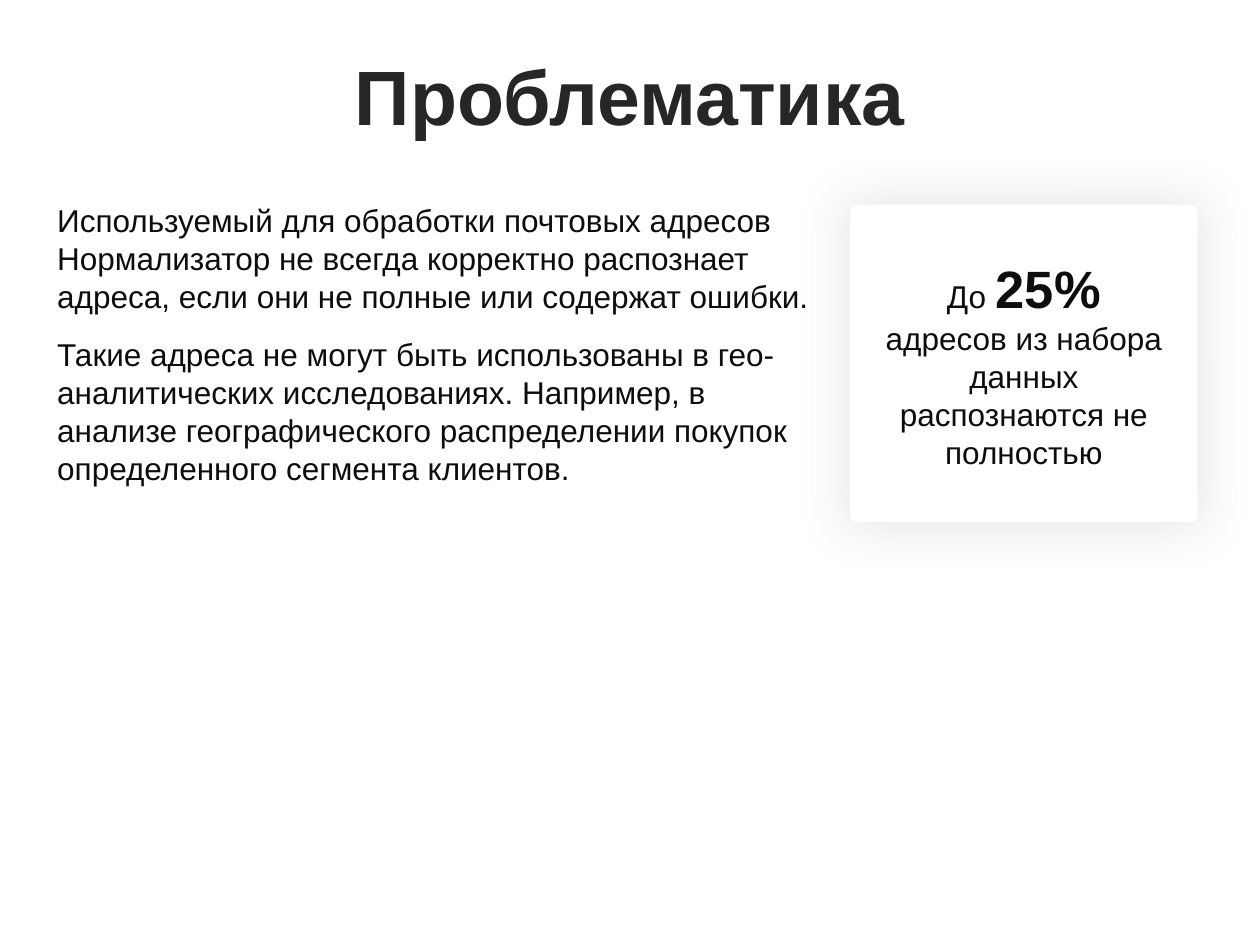
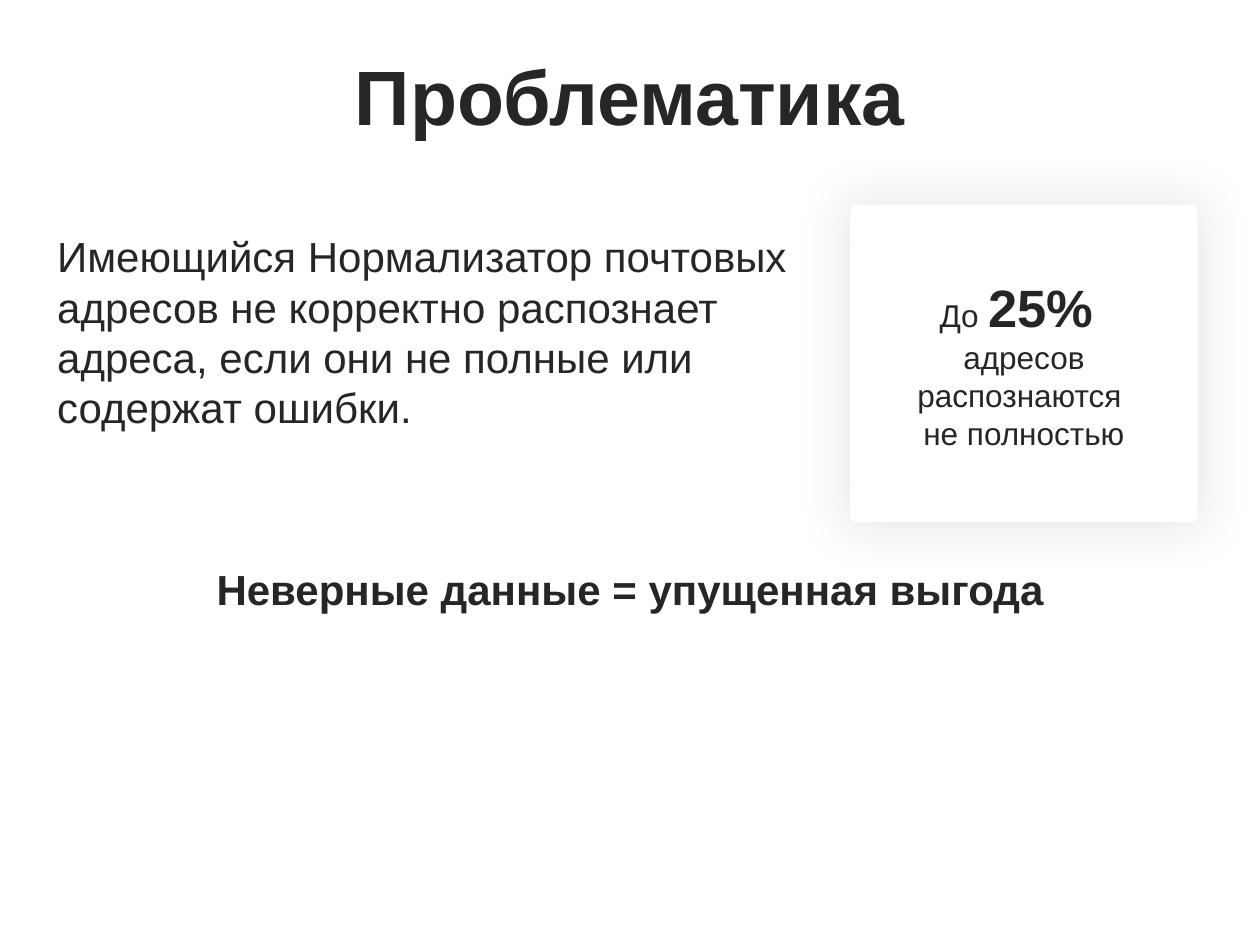
Before and after one commit to novaesolis/address-normalizer, a slide deck: slide 3 of presentation/Nova solis.pptx (slide 2 before the commit). Drawn at 1260x945 pixels with LibreOffice and Linux fonts; fonts in the diff are those of the drawing; background and template pictures are left out. Boxes give left, top, right and bottom in pixels: in the first picture for what was removed or moved away, otherwise in the second. Text is boxed around its words. In the diff, an @@ line names an element or a change of style, - is before the commit and + after.

```diff
--- a/presentation/Nova solis.pptx
+++ b/presentation/Nova solis.pptx
@@ text at box(57, 240, 787, 432): text changed; size 18 to 24 pt; text colour #0D0D0D to #262626 @@
-Используемый для обработки почтовых адресов Нормализатор не всегда корректно распознает адреса, если они не полные или содержат ошибки.
-Такие адреса не могут быть использованы в гео-аналитических исследованиях. Например, в анализе географического распределении покупок определенного сегмента клиентов.
+Имеющийся Нормализатор почтовых адресов не корректно распознает адреса, если они не полные или содержат ошибки.
@@ text in rounded rectangle at box(940, 305, 979, 333): text colour #0D0D0D to #262626 in "До 25%" @@
@@ text in rounded rectangle at box(917, 352, 1124, 446): text changed; text colour #0D0D0D to #262626 @@
-адресов из набора данных распознаются не полностью
+адресов распознаются
+не полностью
@@ text added at box(217, 576, 1044, 614), 24 pt, text #262626, bold @@
+Неверные данные = упущенная выгода
```
Also in this commit, not shown: 2 other slides changed, 3 slides added, 3 slides removed.
